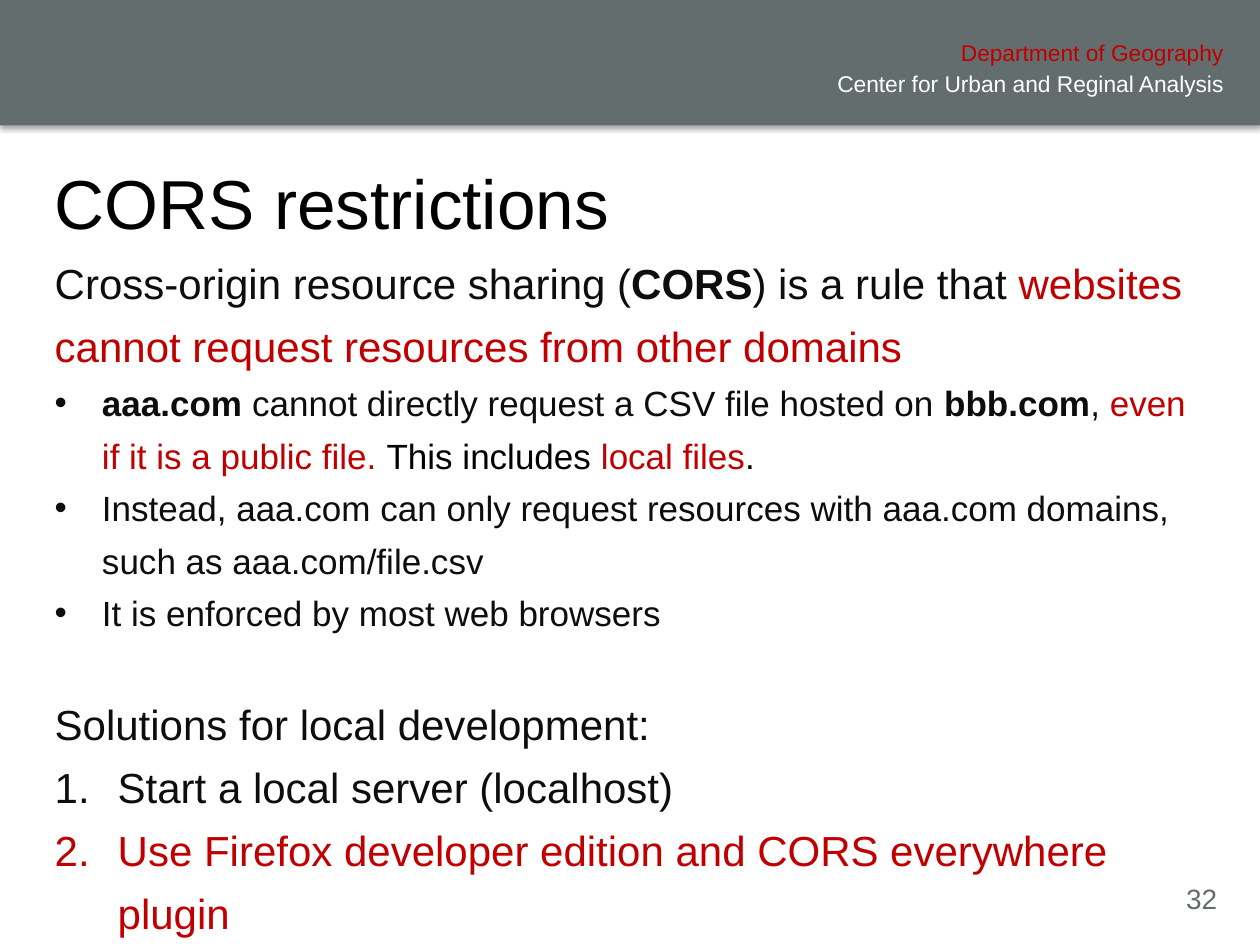
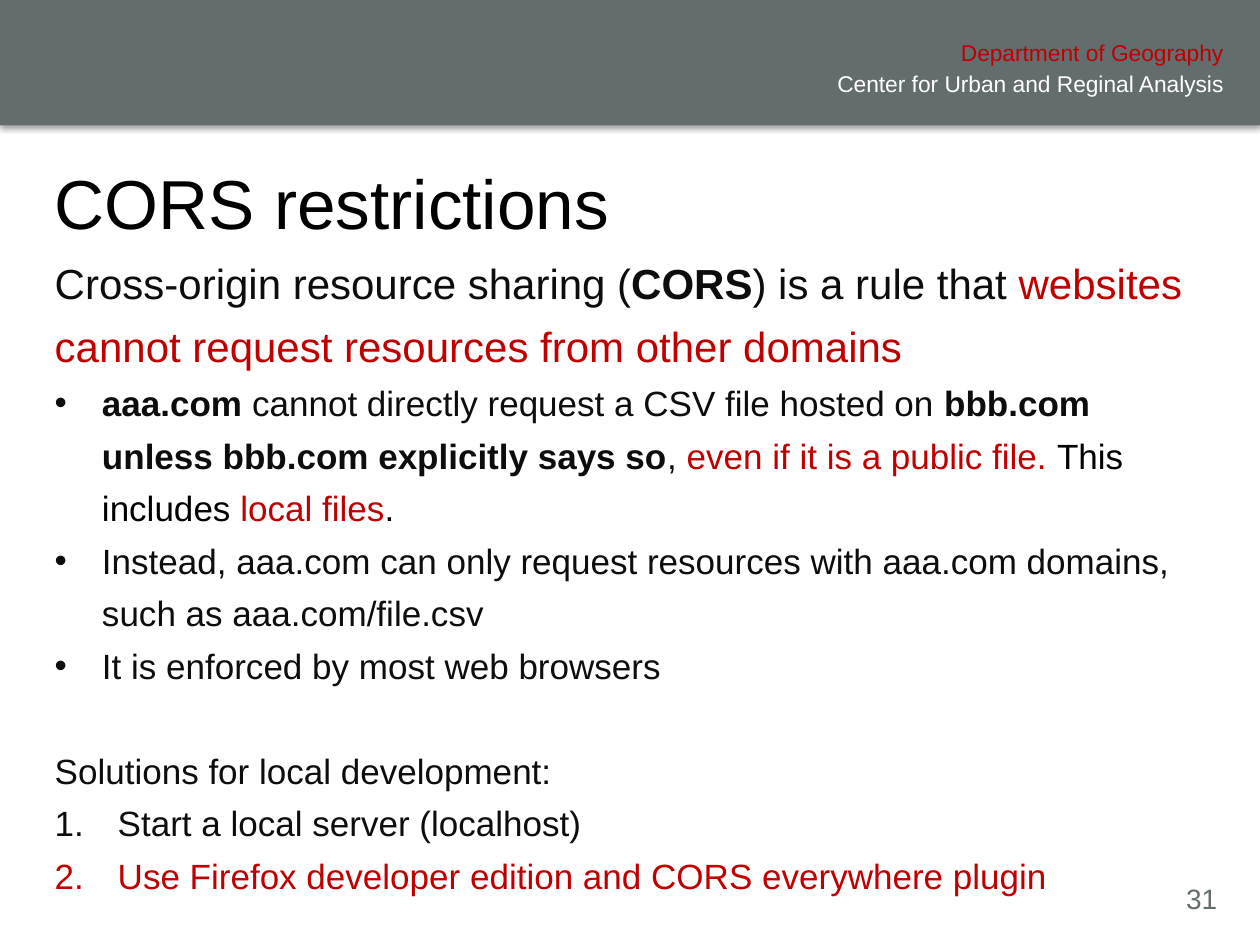
Before and after one commit to xiaohuiliugis/UCGIS-Fullstack-Geovisualization-Workshop, a slide deck: slide 31 of doc/presentation.pptx (slide 32 before the commit). Drawn at 1260x945 pixels with LibreOffice and Linux fonts; fonts in the diff are those of the drawing; background and template pictures are left out. Boxes give left, top, right and bottom in pixels: in the first picture for what was removed or moved away, otherwise in the second. Text is boxed around its words. In the diff, an @@ line names an element or a change of style, - is before the commit and + after.

Commit message:
Update presentation and start to write instruction

```diff
--- a/doc/presentation.pptx
+++ b/doc/presentation.pptx
@@ text "Cross-origin resource sharing (CORS) is ...": place and size @@
-text "Cross-origin resource sharing (CORS) is ..." at (43, 239, 1220, 848)
+text "Cross-origin resource sharing (CORS) is ..." at (43, 239, 1202, 848)
@@ text at (102, 390, 1123, 522): text changed @@
-• aaa.com cannot directly request a CSV file hosted on bbb.com, even if it is a public file. This includes local files.
+• aaa.com cannot directly request a CSV file hosted on bbb.com unless bbb.com explicitly says so, even if it is a public file. This includes local files.
@@ text at (55, 758, 581, 843): size 24 to 20 pt in "Solutions for local development:", "Start a local server (localhost)", "Use Firefox developer edition and CORS everywhere ..." @@
@@ page number at (1186, 889, 1217, 910): text changed @@
-32
+31
```
Also in this commit, not shown: 6 other slides changed, 1 slide removed, 2 other files.
